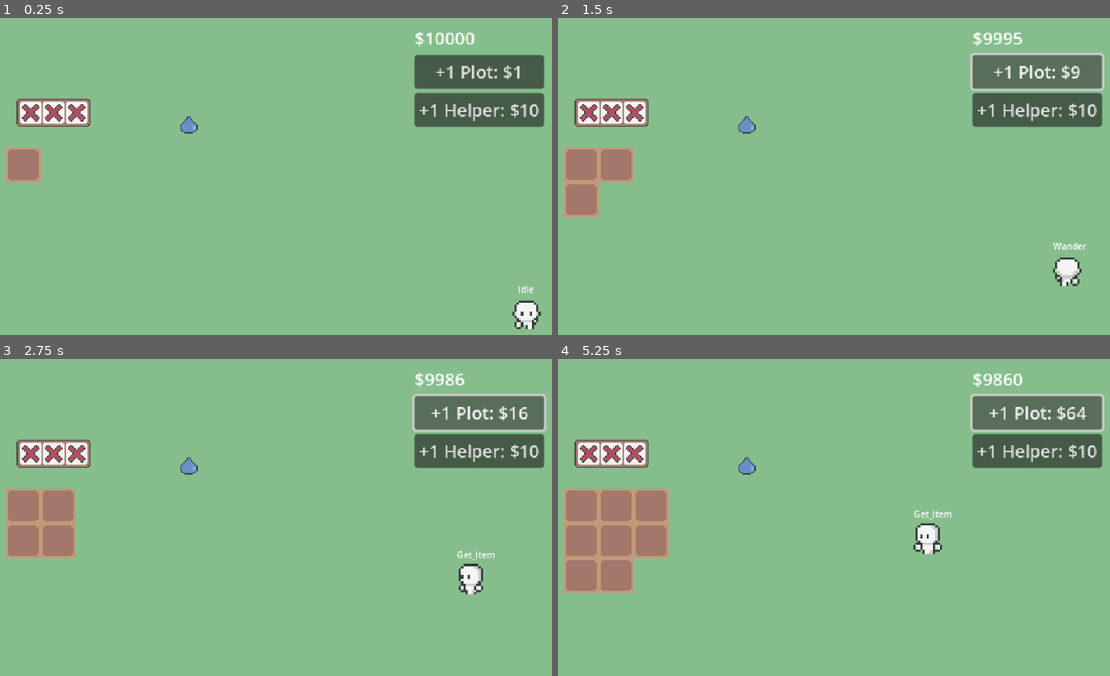
Above: before the commit, frames 1-4 (two rows, left to right).
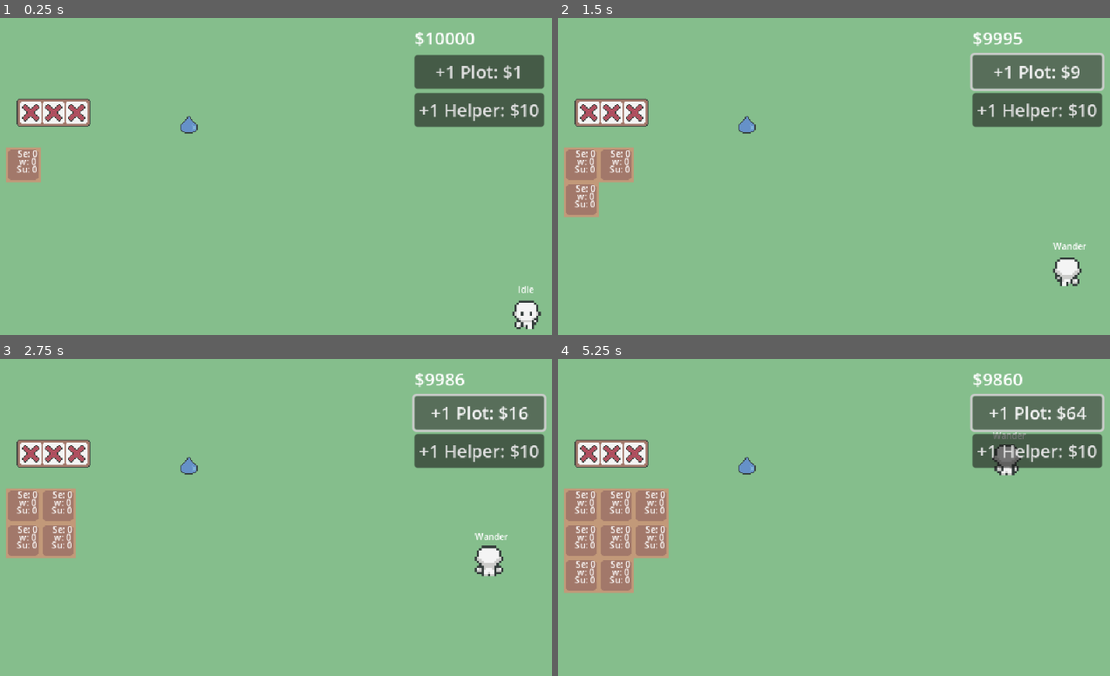
Above: after the commit, the same moments.

Repository: eric-marsh/farminata
Game: Godot game, scene res://scene/scene_switcher.tscn
The game is run twice, just before and just after one commit, with the same random seed, the same clock (stepped at 60 frames per second) and the same inputs.
Inputs:
- Up to frame 1 (0.25 s): no input
- Up to frame 2 (1.5 s): click "+1 Plot: $1" at 0.5 s; click "+1 Plot: $4" at 1.25 s
- Up to frame 3 (2.75 s): click "+1 Plot: $9" at 2 s
- Up to frame 4 (5.25 s): click "+1 Plot: $16" at 2.75 s; click "+1 Plot: $25" at 3.5 s; click "+1 Plot: $36" at 4.25 s; click "+1 Plot: $49" at 5 s

The runs differ from the first frame. In frame 1, 0.1% of the frame differs, in the area x 3-7%, y 41-49%; in frame 2, 0.4%; in frame 3, 1.3%; in frame 4, 1.9%, in the area x 3-85%, y 23-71%.

Commit message:
diagnosing job issues WIP

Diff:
--- a/helper.gd
+++ b/helper.gd
@@ -41,15 +41,22 @@
 		Enum.Helper_State.Deliver_Item:
 			move_to_target()
 
+
+
 func set_state(s: Enum.Helper_State) -> void:
 	held_item_sprite.visible = false
 	state_timer_set = false
 	match(s):
 		Enum.Helper_State.Idle:
+			clear_job_data()
 			if !state_timer_set:
 				state_timer_set = true
-				Util.quick_timer(self, 0.4, func(): set_state(Enum.Helper_State.Wander))
+				Util.quick_timer(self, 0.4, func():
+					if state == Enum.Helper_State.Idle:
+						set_state(Enum.Helper_State.Wander)
+				)
 		Enum.Helper_State.Wander:
+			clear_job_data()
 			target_pos = Util.random_visible_position()
 		Enum.Helper_State.Get_Item:
 			target_plot = $"../../PlotContainer/PlotGrid".get_plot_for_helper()
@@ -83,8 +90,7 @@
 		if state == Enum.Helper_State.Deliver_Item and target_plot:
 			#spawn_droppable(drop_type: Enum.Drop_Type, position: Vector2, target_position: Vector2, impulse: Vector2 = Vector2.ZERO):
 			Util.spawn_droppable(held_item_type, target_plot.global_position + target_plot.size / 2, Vector2.ZERO)
-			set_state(Enum.Helper_State.Idle)
-			target_plot = null
+			remove_job()
 			return
 		set_state(Enum.Helper_State.Idle)
 
@@ -96,6 +102,17 @@
 	velocity = direction * speed
 	velocity = velocity.clamp(min_velocity, max_velocity)
 	move_and_slide()
+
+func remove_job():
+	clear_job_data()
+	set_state(Enum.Helper_State.Idle)
+
+func clear_job_data():
+	if is_instance_valid(target_droppable):
+		target_droppable.is_being_targeted = false
+	target_droppable = null
+	target_plot = null
+	$HeldItem.visible = false
 
 func update_animation() -> void:
 	match dir:
--- a/scene/plot.tscn
+++ b/scene/plot.tscn
@@ -8,6 +8,10 @@
 
 [sub_resource type="CircleShape2D" id="CircleShape2D_xmivb"]
 radius = 171.105
+
+[sub_resource type="LabelSettings" id="LabelSettings_xmivb"]
+line_spacing = -4.0
+font_size = 8
 
 [node name="Plot" type="Node2D"]
 script = ExtResource("1_xmivb")
@@ -32,5 +36,15 @@
 [node name="CollisionShape2D" type="CollisionShape2D" parent="SearchArea"]
 shape = SubResource("CircleShape2D_xmivb")
 
+[node name="StateLabel" type="Label" parent="."]
+z_index = 5
+offset_right = 40.0
+offset_bottom = 23.0
+text = "h1: 0
+h2: 0
+h3: 0"
+label_settings = SubResource("LabelSettings_xmivb")
+horizontal_alignment = 1
+
 [connection signal="body_entered" from="Area2D" to="." method="_on_area_2d_body_entered"]
 [connection signal="input_event" from="Area2D" to="." method="_on_area_2d_input_event"]
--- a/script/debug.gd
+++ b/script/debug.gd
@@ -12,3 +12,4 @@
 
 
 var DEBUG_SHOW_HELPER_STATE: bool = true
+var DEBUG_SHOW_PLOT_STATE: bool = true
--- a/script/helpers_container.gd
+++ b/script/helpers_container.gd
@@ -22,7 +22,6 @@
 	add_child(h)
 
 func assign_inactive_helpers_jobs():
-	print("assign_inactive_helpers_jobs")
 	for c in get_children():
 		if c.state == Enum.Helper_State.Idle or c.state == Enum.Helper_State.Wander:
 			var p = $"../PlotContainer/PlotGrid".get_plot_for_helper()
--- a/script/plot.gd
+++ b/script/plot.gd
@@ -9,12 +9,28 @@
 
 var size: Vector2 = Vector2(32, 32)
 
+var assigned_helper_seed = null
+var assigned_helper_water = null
+var assigned_helper_sun = null
+
 func _ready() -> void:
 	size = Vector2($Dirt.texture.get_width(), $Dirt.texture.get_height())
 	update_image()
 
+	if !Debug.DEBUG_SHOW_PLOT_STATE:
+		$StateLabel.queue_free()
+
 func _process(delta: float) -> void:
+	update_debug_label()
 	pass
+
+
+func update_debug_label():
+	var text = ""
+	text += str("Se: ", "1" if assigned_helper_seed else "0", "\n")
+	text += str("w: ", "1" if assigned_helper_water else "0", "\n")
+	text += str("Su: ", "1" if assigned_helper_sun else "0", "\n")
+	$StateLabel.text = text
 
 func _on_area_2d_body_entered(body: Node2D) -> void:
 	if !body.is_in_group("droppable"):
@@ -30,6 +46,9 @@
 			if plot_state == Enum.Plot_State.Dry:
 				plot_state = Enum.Plot_State.Wet
 				d.delete()
+				if assigned_helper_water:
+					assigned_helper_water.remove_job()
+					assigned_helper_water = null
 		Enum.Drop_Type.Sun:
 			if plot_state == Enum.Plot_State.Wet and plot_growth_state != Enum.Plot_Growth_State.None:
 				plot_state = Enum.Plot_State.Dry
@@ -59,10 +78,16 @@
 			plot_growth_state = Enum.Plot_Growth_State.Partial_2
 		Enum.Plot_Growth_State.Partial_2:
 			plot_growth_state = Enum.Plot_Growth_State.Full
-
-	assigned_helper_seed = null
-	assigned_helper_water = null
-	assigned_helper_sun = null
+	if assigned_helper_seed:
+		assigned_helper_seed.remove_job()
+		assigned_helper_seed = null
+	if assigned_helper_water:
+		assigned_helper_water.remove_job()
+		assigned_helper_water = null
+	if assigned_helper_sun:
+		assigned_helper_sun.remove_job()
+		assigned_helper_sun = null
+
 
 const PLOT_WET = preload("res://img/plot/plot_wet.png")
 const PLOT_DRY = preload("res://img/plot/plot_dry.png")
@@ -126,26 +151,36 @@
 func is_plot_needing_help():
 	if plot_growth_state == Enum.Plot_Growth_State.Full:
 		return false
-	return true
-
-var assigned_helper_seed = null
-var assigned_helper_water = null
-var assigned_helper_sun = null
+
+	if assigned_helper_seed == null and plot_growth_state == Enum.Plot_Growth_State.None:
+		return true
+
+	if assigned_helper_water == null and plot_state == Enum.Plot_State.Dry:
+		return true
+
+	if assigned_helper_sun == null and plot_state == Enum.Plot_State.Wet:
+		return true
+
+	return false
+
+
 func assign_job_to_helper(h: helper) -> bool:
 	if !is_plot_needing_help():
 		return false
 	var d: droppable
-	if !assigned_helper_seed and plot_growth_state == Enum.Plot_Growth_State.None:
+	if assigned_helper_seed == null and plot_growth_state == Enum.Plot_Growth_State.None:
 		d = search_for_drop(Enum.Drop_Type.Carrot_Seed)
 		assigned_helper_seed = null if d == null else h
-	if !assigned_helper_water and plot_state == Enum.Plot_State.Dry:
+	elif assigned_helper_water == null and plot_state == Enum.Plot_State.Dry:
 		d = search_for_drop(Enum.Drop_Type.Water)
 		assigned_helper_water = null if d == null else h
-	if !assigned_helper_sun and plot_state == Enum.Plot_State.Wet:
+	elif assigned_helper_sun == null and plot_state == Enum.Plot_State.Wet:
 		d = search_for_drop(Enum.Drop_Type.Sun)
 		assigned_helper_sun = null if d == null else h
+	else:
+		print("all helpers are assigned")
+		return false
 	if d == null:
-		print("d is null")
 		return false
 
 	d.is_being_targeted = true
@@ -162,4 +197,5 @@
 			continue
 
 		return a
+	print("failed to find drop_type: ", Util.get_drop_type_string(drop_type))
 	return null
Not shown: 1 places in scene/plot.tscn that only renumber resources
